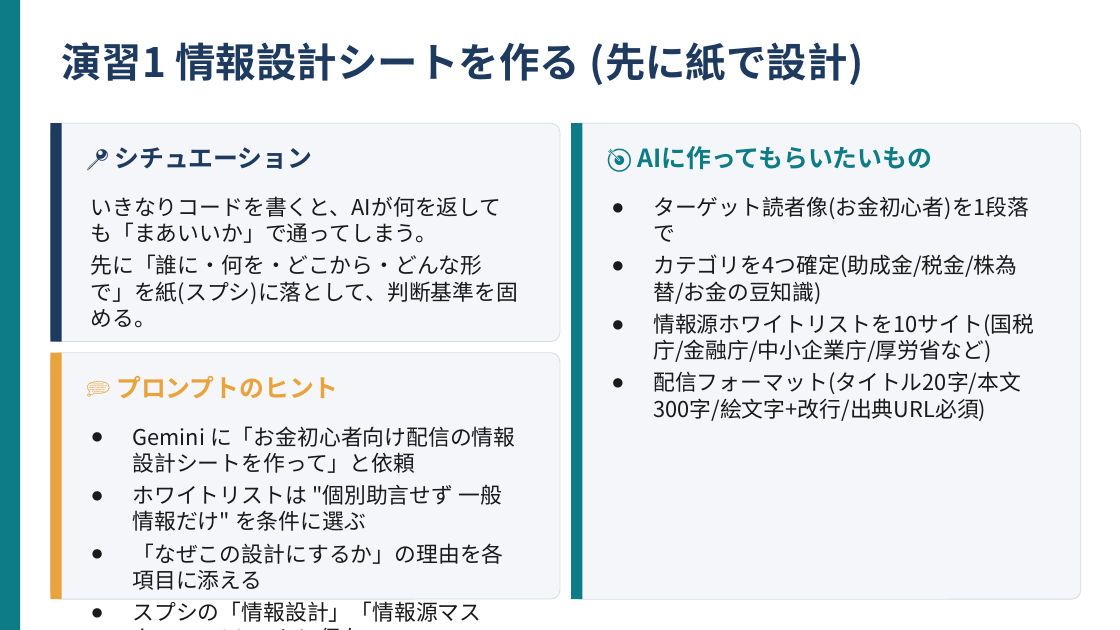
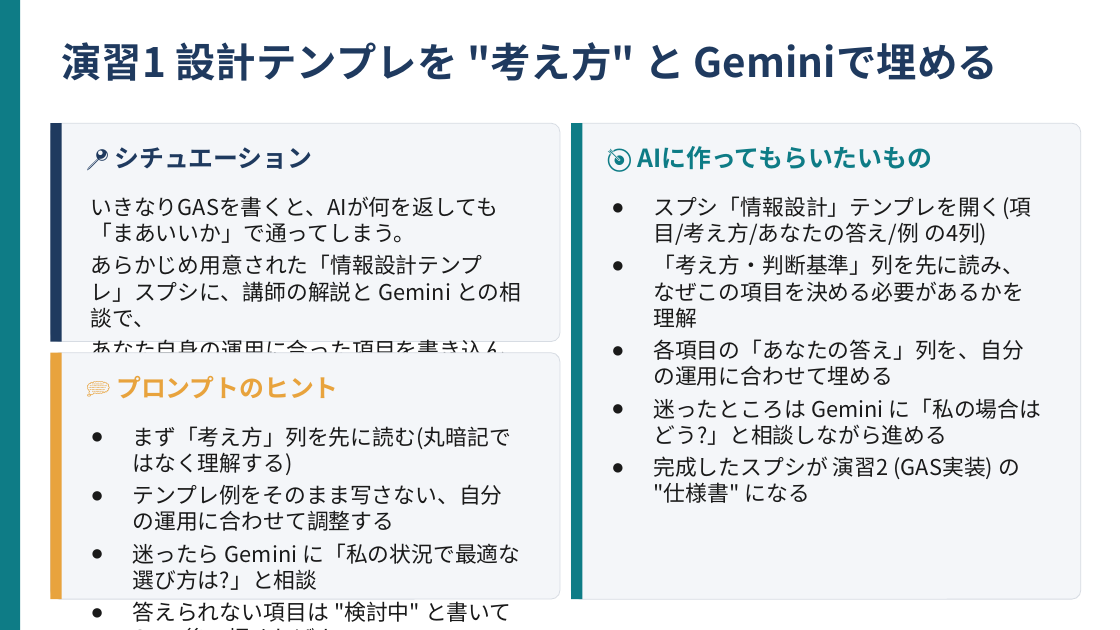
Before and after one commit to kana-story-321/github.io, a slide deck: slide 4 of lecture_pptx/out/s12/w12_01.pptx. Drawn at 1120x630 pixels with LibreOffice and Linux fonts; fonts in the diff are those of the drawing. Boxes give left, top, right and bottom in pixels: in the first picture for what was removed or moved away, otherwise in the second. Text is boxed around its words. In the diff, an @@ line names an element or a change of style, - is before the commit and + after.

```diff
--- a/lecture_pptx/out/s12/w12_01.pptx
+++ b/lecture_pptx/out/s12/w12_01.pptx
@@ text at <box>61,42,998,81</box>: text changed @@
-演習1 情報設計シートを作る (先に紙で設計)
+演習1 設計テンプレを "考え方" と Geminiで埋める
@@ text at <box>91,196,521,390</box>: text changed @@
-いきなりコードを書くと、AIが何を返しても「まあいいか」で通ってしまう。
-先に「誰に・何を・どこから・どんな形で」を紙(スプシ)に落として、判断基準を固める。
+いきなりGASを書くと、AIが何を返しても「まあいいか」で通ってしまう。
+あらかじめ用意された「情報設計テンプレ」スプシに、講師の解説と Gemini との相談で、
+あなた自身の運用に合った項目を書き込んでいく。判断基準を固めるのが目的。
@@ text at <box>653,196,1042,503</box>: text changed @@
-● ターゲット読者像(お金初心者)を1段落で
-● カテゴリを4つ確定(助成金/税金/株為替/お金の豆知識)
-● 情報源ホワイトリストを10サイト(国税庁/金融庁/中小企業庁/厚労省など)
-● 配信フォーマット(タイトル20字/本文300字/絵文字+改行/出典URL必須)
+● スプシ「情報設計」テンプレを開く(項目/考え方/あなたの答え/例 の4列)
+● 「考え方・判断基準」列を先に読み、なぜこの項目を決める必要があるかを理解
+● 各項目の「あなたの答え」列を、自分の運用に合わせて埋める
+● 迷ったところは Gemini に「私の場合はどう?」と相談しながら進める
+● 完成したスプシが 演習2 (GAS実装) の "仕様書" になる
@@ text at <box>133,426,520,622</box>: text changed @@
-● Gemini に「お金初心者向け配信の情報設計シートを作って」と依頼
-● ホワイトリストは "個別助言せず 一般情報だけ" を条件に選ぶ
-● 「なぜこの設計にするか」の理由を各項目に添える
-● スプシの「情報設計」「情報源マスター」の2シートに保存
+● まず「考え方」列を先に読む(丸暗記ではなく理解する)
+● テンプレ例をそのまま写さない、自分の運用に合わせて調整する
+● 迷ったら Gemini に「私の状況で最適な選び方は?」と相談
+● 答えられない項目は "検討中" と書いてOK、後で埋めればよい
```
Also in this commit, not shown: 1 other slide changed, 11 other files.
